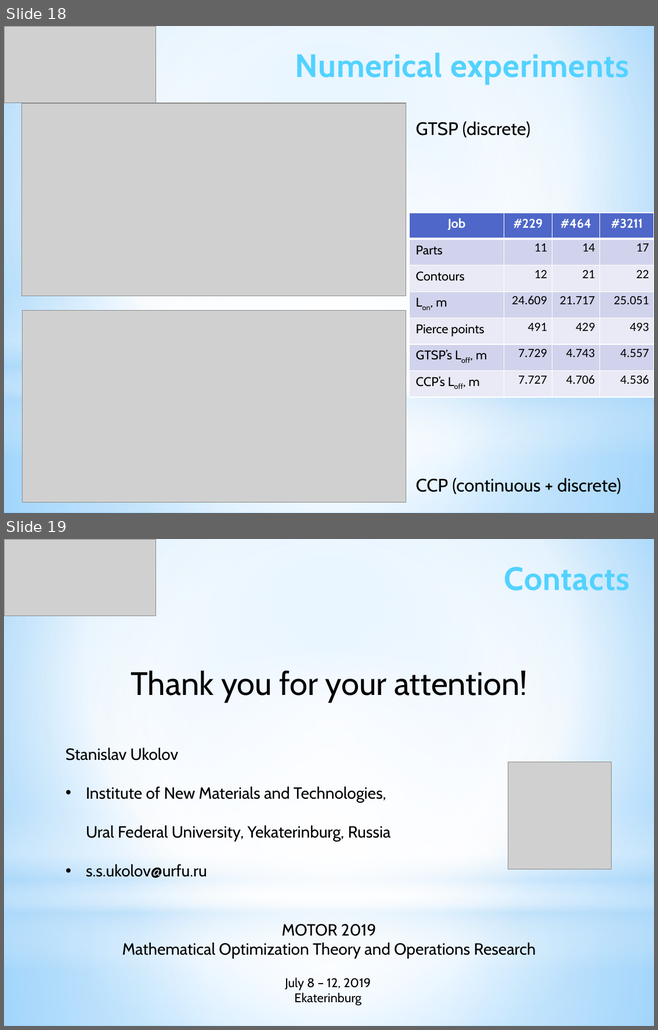
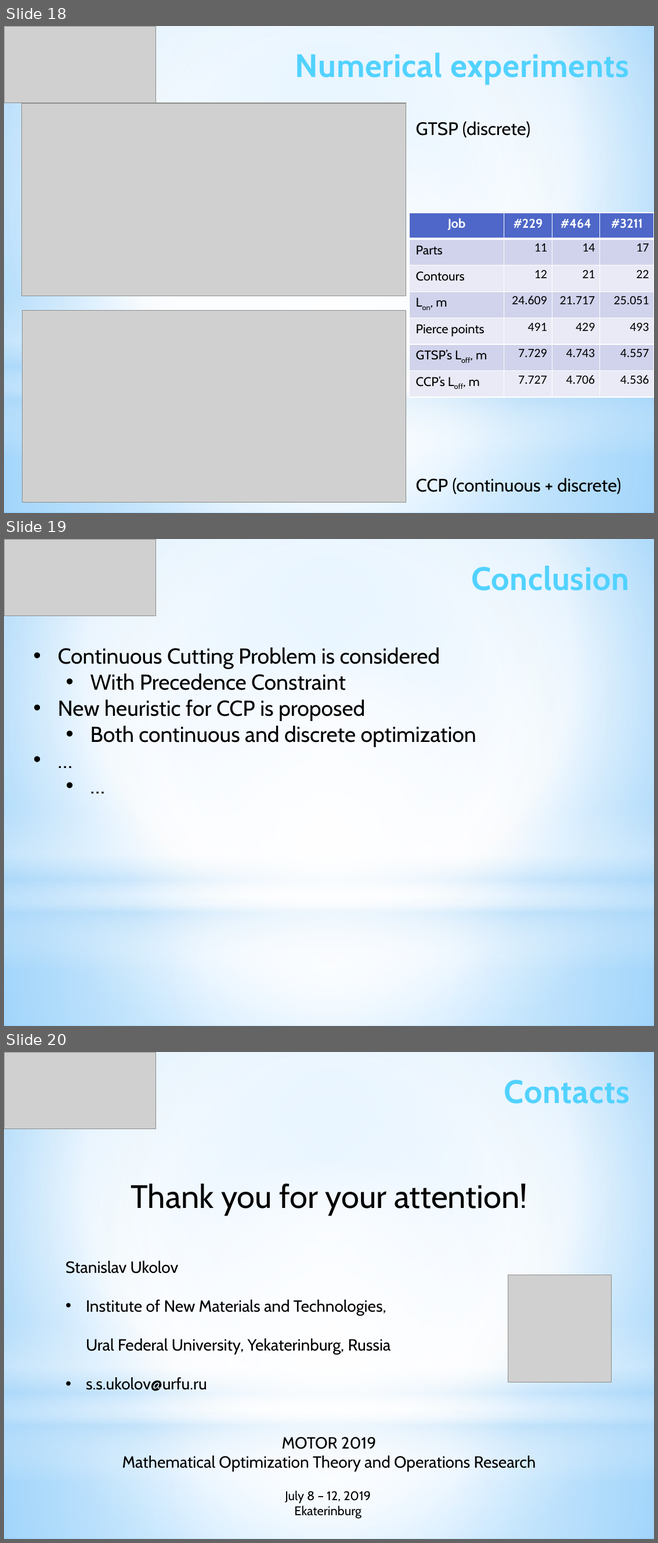
Before and after one commit to ukoloff/LaTeX, a slide deck: motor2019/pptx/Report.pptx. Shown one above the other, each under a label of ours: slides 18 and 19 before the commit, slides 18, 19 and 20 after it. The pictures are 658x1030 and 658x1543 pixels, drawn with LibreOffice and Linux fonts; fonts in the diff are those of the drawing; grey boxes stand for pictures. Boxes give left, top, right and bottom in pixels: in the first picture for what was removed or moved away, otherwise in the second. Text is boxed around its words. In the diff, an @@ line names an element or a change of style, - is before the commit and + after.

```diff
--- a/motor2019/pptx/Report.pptx
+++ b/motor2019/pptx/Report.pptx
@@ slide 19 added at (x1=4, y1=539, x2=654, y2=1026), background gradient #9ED5FF to #FFFFFF to #5BB9FF; not listed: 4 template elements that a slide beside it also shows @@
@@ picture added at (x1=4, y1=539, x2=155, y2=616) @@
@@ text added at (x1=471, y1=566, x2=629, y2=591), 36 pt, text gradient #52D2FF to #20A0CE, bold @@
+Conclusion
@@ text added at (x1=58, y1=647, x2=476, y2=747), 24 pt, text #000000 @@
+• Continuous Cutting Problem is considered
+  • With Precedence Constraint
+• New heuristic for CCP is proposed
+  • Both continuous and discrete optimization
+• …
+  • …
@@ what was slide 19 is now slide 20 @@
```
Also in this commit, not shown: 2 slides changed.
